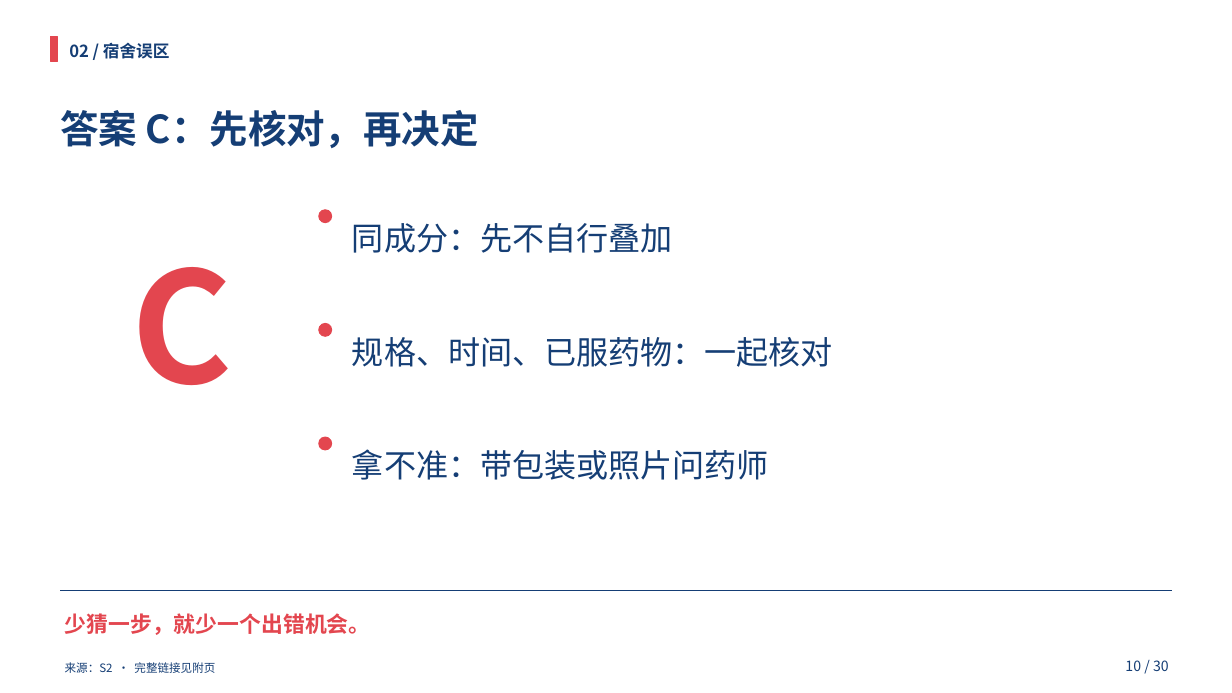
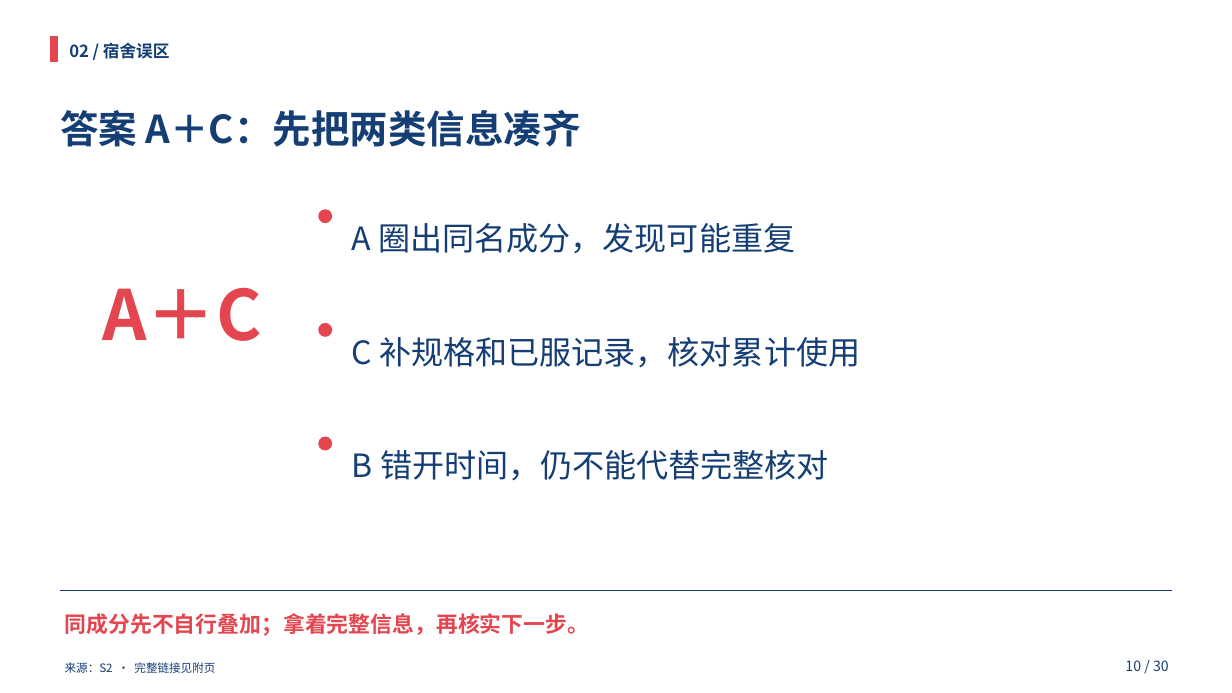
Before and after one commit to HOU-snowyfly/PPTbuilder, a slide deck: slide 10 of 交付文件/合理用药_双人35分钟.pptx. Drawn at 1232x693 pixels with LibreOffice and Linux fonts; fonts in the diff are those of the drawing. Boxes give left, top, right and bottom in pixels: in the first picture for what was removed or moved away, otherwise in the second. Text is boxed around its words. In the diff, an @@ line names an element or a change of style, - is before the commit and + after.

```diff
--- a/交付文件/合理用药_双人35分钟.pptx
+++ b/交付文件/合理用药_双人35分钟.pptx
@@ text at bbox=[60, 110, 581, 147]: text changed @@
-答案 C：先核对，再决定
+答案 A＋C：先把两类信息凑齐
@@ text at bbox=[352, 223, 796, 254]: text changed @@
-同成分：先不自行叠加
+A 圈出同名成分，发现可能重复
@@ text at bbox=[102, 287, 261, 341]: text changed; size 120 to 54 pt @@
-C
+A＋C
@@ text at bbox=[352, 337, 861, 368]: text changed @@
-规格、时间、已服药物：一起核对
+C 补规格和已服记录，核对累计使用
@@ text at bbox=[352, 450, 829, 481]: text changed @@
-拿不准：带包装或照片问药师
+B 错开时间，仍不能代替完整核对
@@ text at bbox=[65, 613, 589, 636]: text changed @@
-少猜一步，就少一个出错机会。
+同成分先不自行叠加；拿着完整信息，再核实下一步。
```
Also in this commit, not shown: 12 other slides changed, 7 slides added, 7 slides removed, 1 other file.
